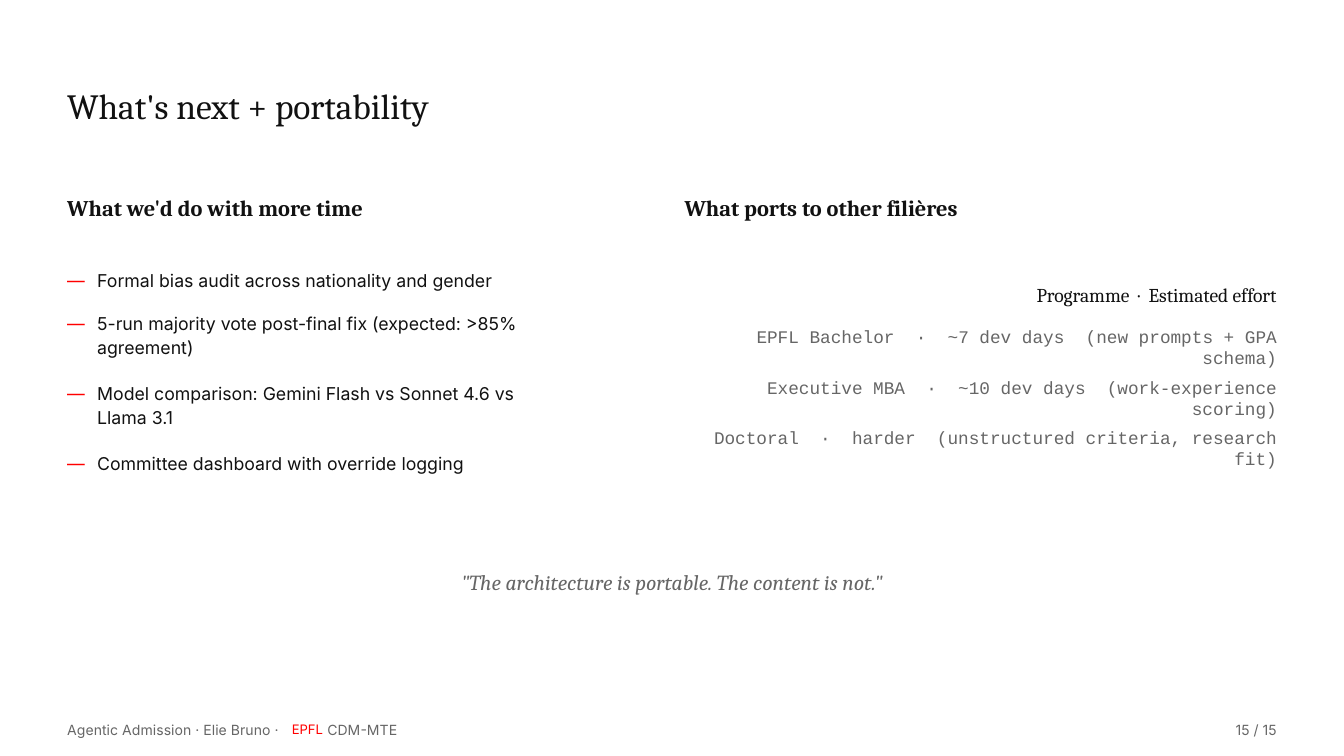
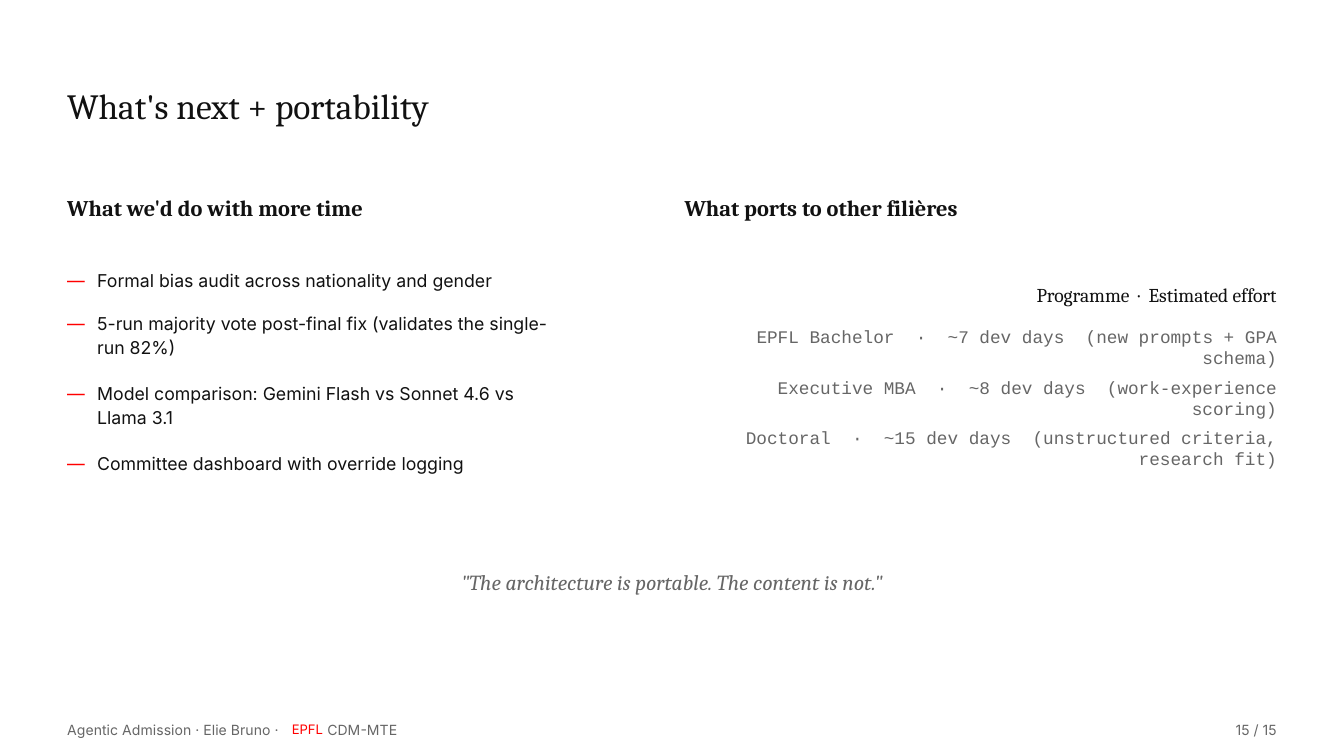
Before and after one commit to eliemada/agentic-admission, a slide deck: slide 15 of reports/final_presentation.pptx. Drawn at 1344x756 pixels with LibreOffice and Linux fonts; fonts in the diff are those of the drawing; background and template pictures are left out. Boxes give left, top, right and bottom in pixels: in the first picture for what was removed or moved away, otherwise in the second. Text is boxed around its words. In the diff, an @@ line names an element or a change of style, - is before the commit and + after.

```diff
--- a/reports/final_presentation.pptx
+++ b/reports/final_presentation.pptx
@@ text at box(97, 316, 547, 356): text changed @@
-5-run majority vote post-final fix (expected: >85% agreement)
+5-run majority vote post-final fix (validates the single-run 82%)
@@ text at box(778, 381, 1277, 419): text changed @@
-Executive MBA · ~10 dev days (work-experience scoring)
+Executive MBA · ~8 dev days (work-experience scoring)
@@ text at box(746, 432, 1277, 469): text changed @@
-Doctoral · harder (unstructured criteria, research fit)
+Doctoral · ~15 dev days (unstructured criteria, research fit)
```
Also in this commit, not shown: 2 other slides changed, 55 other files.
